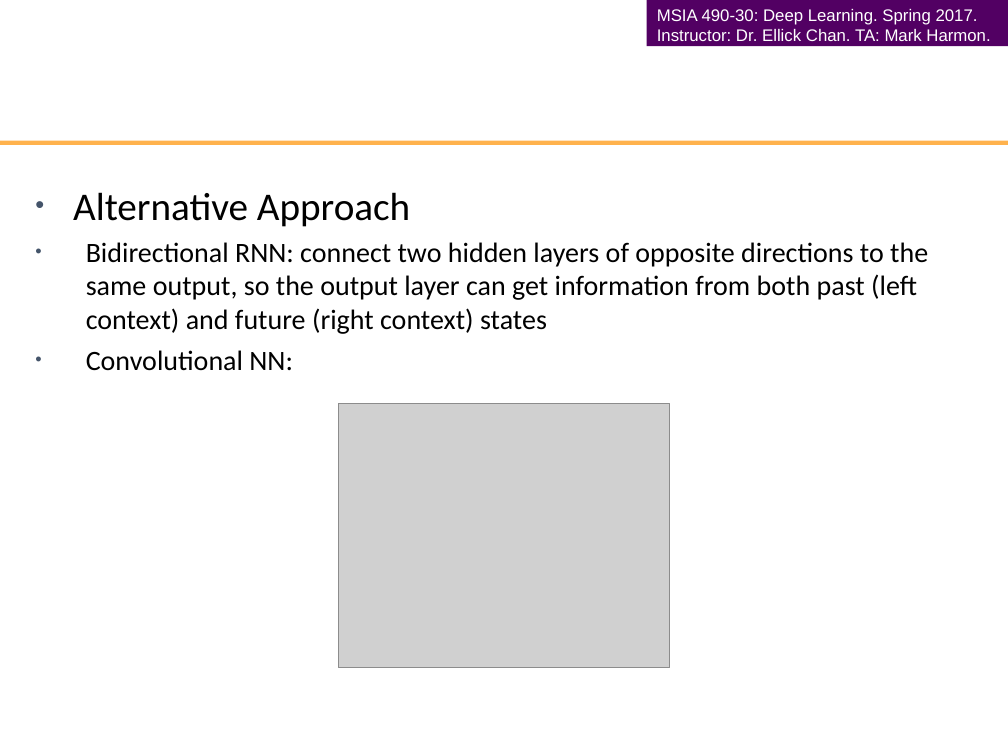
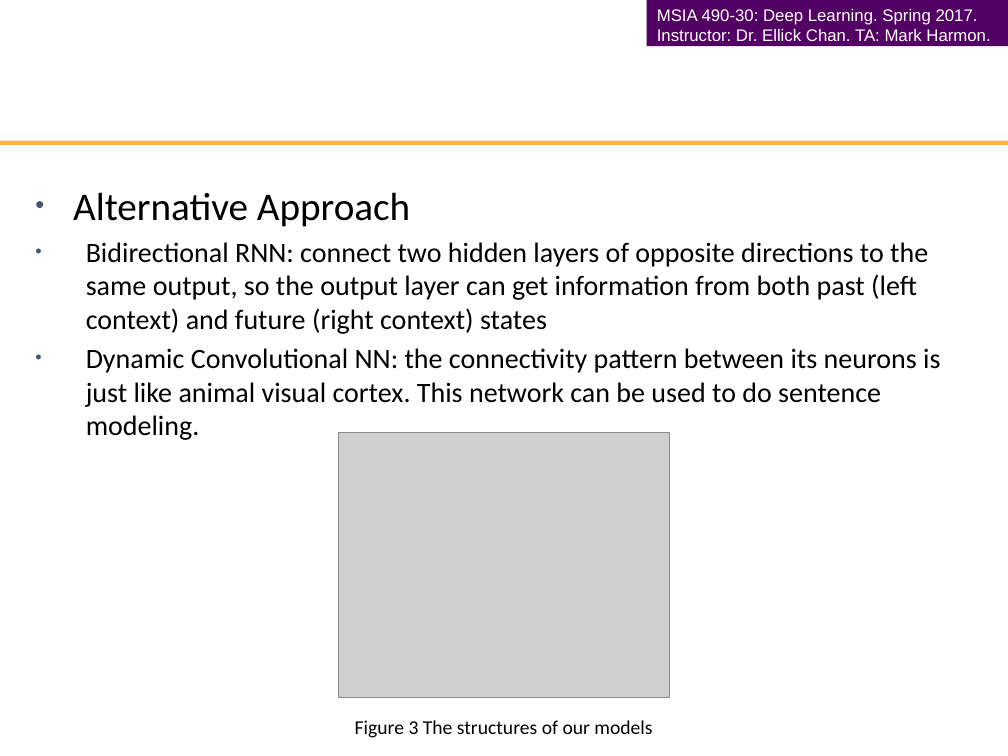
Before and after one commit to stephanieger/ConvectionalNN, a slide deck: slide 7 of Final Presentation Template.pptx. Drawn at 1008x756 pixels with LibreOffice and Linux fonts; fonts in the diff are those of the drawing; grey boxes stand for pictures; background and template pictures are left out. Boxes give left, top, right and bottom in pixels: in the first picture for what was removed or moved away, otherwise in the second. Text is boxed around its words. In the diff, an @@ line names an element or a change of style, - is before the commit and + after.

Commit message:
Update presentation

```diff
--- a/Final Presentation Template.pptx
+++ b/Final Presentation Template.pptx
@@ text at (86,348,940,738): text changed @@
-• Convolutional NN:
+• Dynamic Convolutional NN: the connectivity pattern between its neurons is just like animal visual cortex. This network can be used to do sentence modeling.
+Figure 3 The structures of our models
@@ picture: place and size @@
-picture at (338,403,669,667)
+picture at (338,432,669,697)
```
Also in this commit, not shown: 2 other slides changed.
